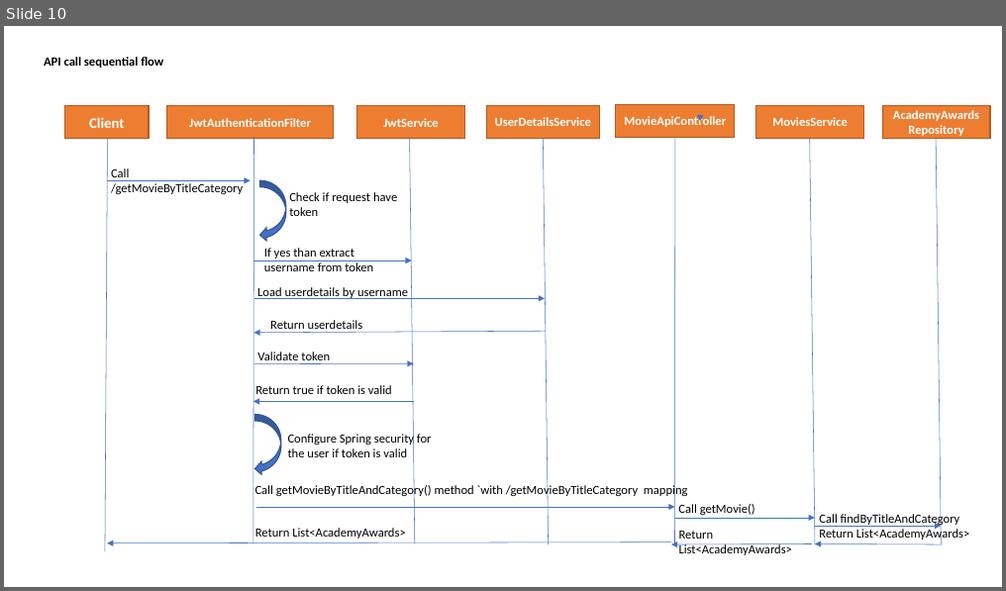
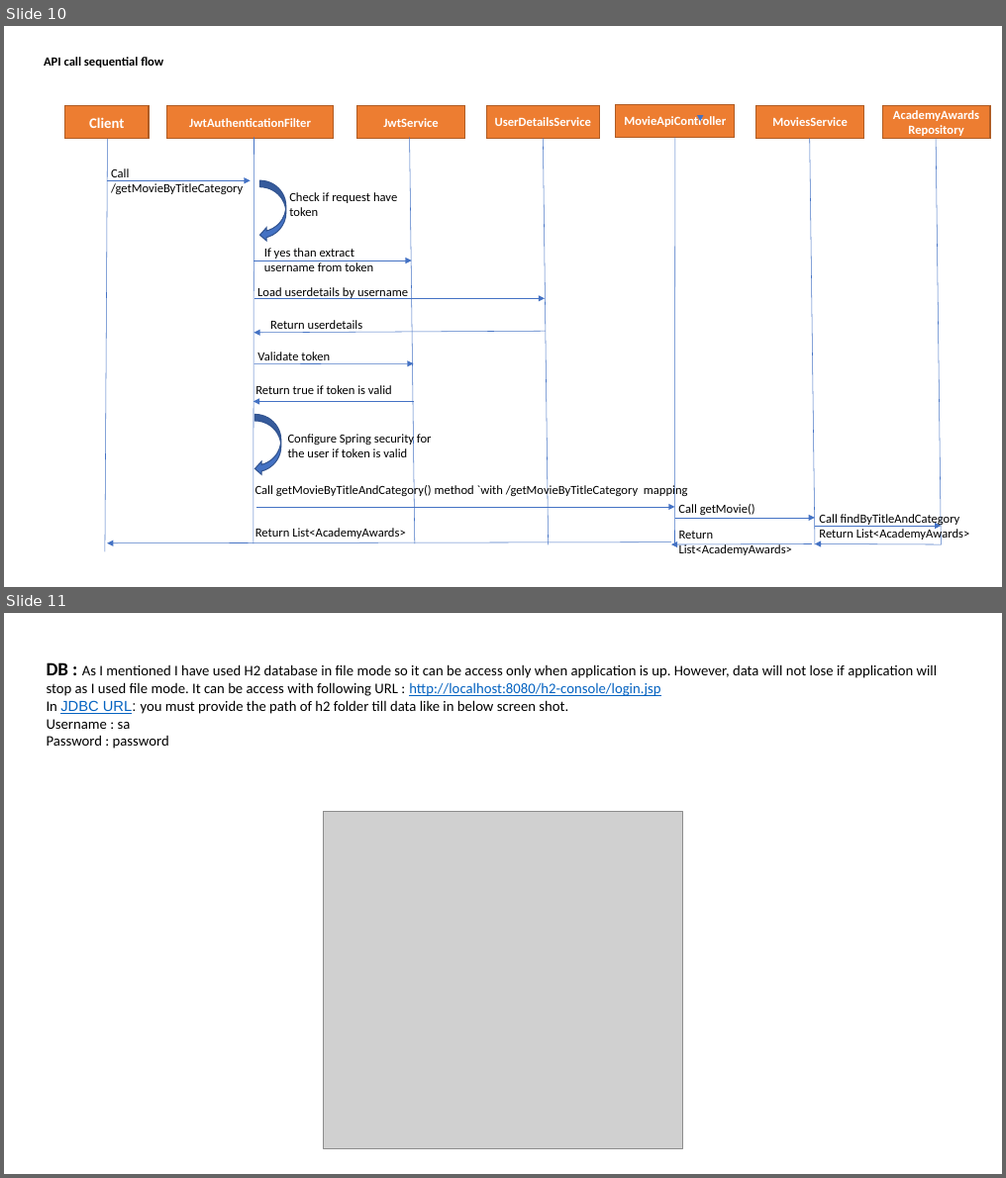
Before and after one commit to toamardeepgupta/movieapi, a slide deck: MovieAPI.pptx. Shown one above the other, each under a label of ours: slide 10 before the commit, slides 10 and 11 after it. The pictures are 1006x591 and 1006x1178 pixels, drawn with LibreOffice and Linux fonts; fonts in the diff are those of the drawing; grey boxes stand for pictures. Boxes give left, top, right and bottom in pixels: in the first picture for what was removed or moved away, otherwise in the second. Text is boxed around its words. In the diff, an @@ line names an element or a change of style, - is before the commit and + after.

Commit message:
updated ppt

```diff
--- a/MovieAPI.pptx
+++ b/MovieAPI.pptx
@@ slide 11 added at (x1=4, y1=613, x2=1002, y2=1174), background #FFFFFF @@
@@ text added at (x1=47, y1=663, x2=938, y2=749), 14 pt, text #000000 @@
+DB : As I mentioned I have used H2 database in file mode so it can be access only when application is up. However, data will not lose if application will stop as I used file mode. It can be access with following URL : http://localhost:8080/h2-console/login.jsp
+In JDBC URL: you must provide the path of h2 folder till data like in below screen shot.
+Username : sa
+Password : password
@@ picture added at (x1=324, y1=811, x2=682, y2=1149) @@
```
